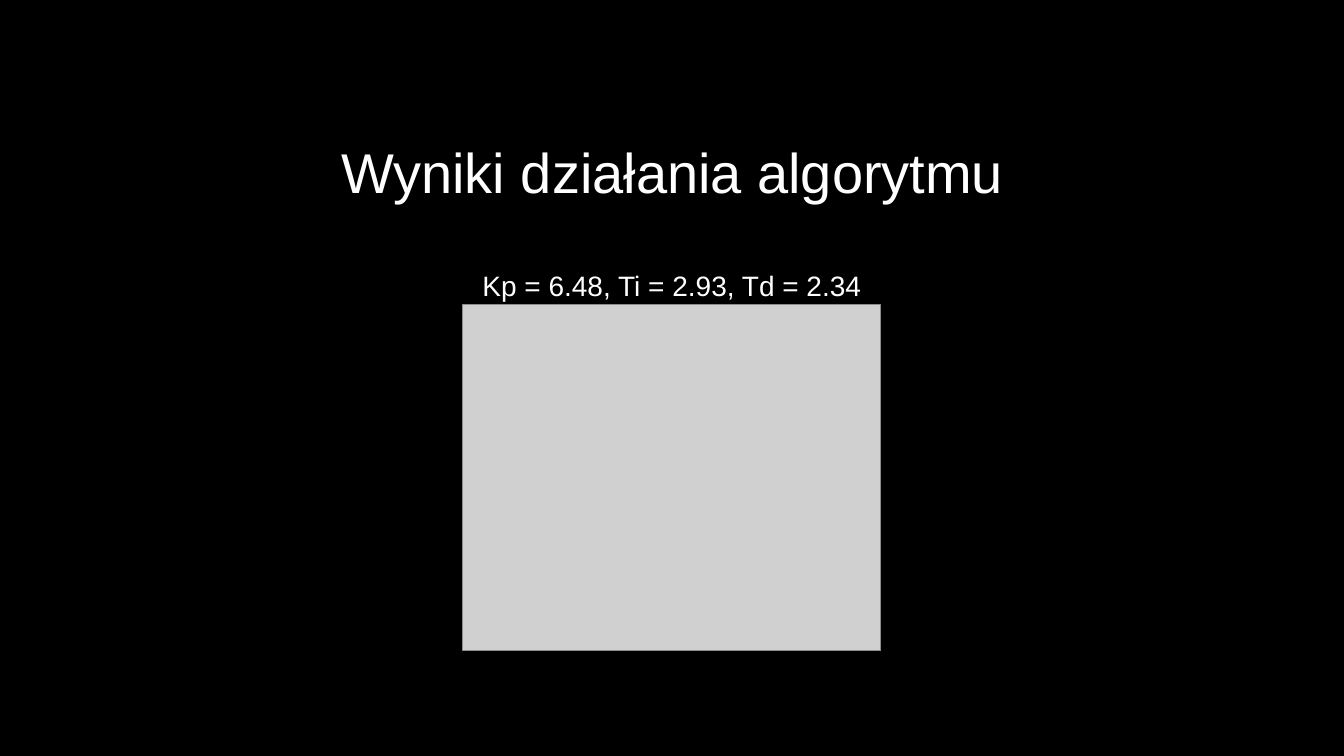
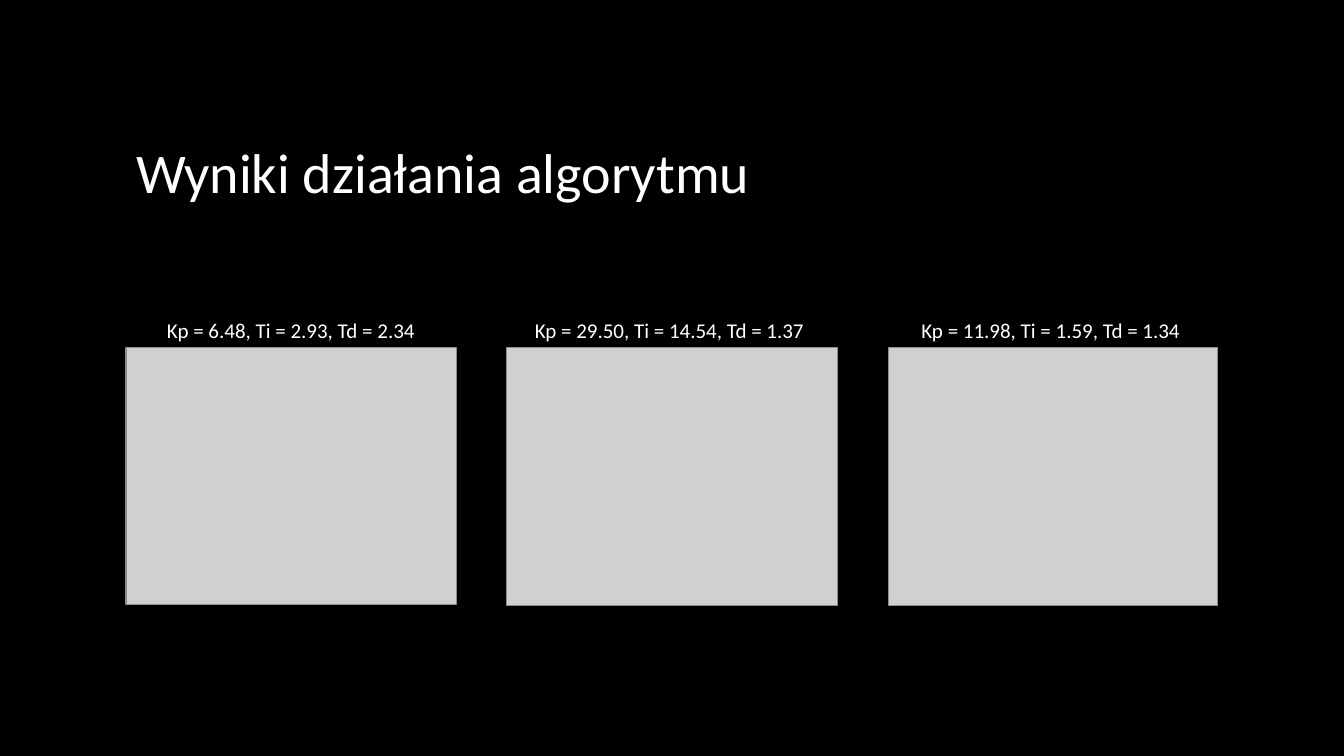
Before and after one commit to DevxMike/master_degree, a slide deck: slide 12 of ppt/Magisterka.odp (slide 14 before the commit). Drawn at 1344x756 pixels with LibreOffice and Linux fonts; fonts in the diff are those of the drawing; grey boxes stand for pictures. Boxes give left, top, right and bottom in pixels: in the first picture for what was removed or moved away, otherwise in the second. Text is boxed around its words. In the diff, an @@ line names an element or a change of style, - is before the commit and + after.

```diff
--- a/ppt/Magisterka.odp
+++ b/ppt/Magisterka.odp
@@ title "Wyniki działania algorytmu" at (136, 154, 749, 203): font Arial to Calibri; alignment centre to left @@
@@ text "Kp = 6.48, Ti = ...": place and size @@
-text "Kp = 6.48, Ti = ..." at (482, 275, 861, 301)
+text "Kp = 6.48, Ti = ..." at (167, 323, 414, 342)
@@ text "Kp = 6.48, Ti = ..." at (167, 323, 414, 342): size 20 to 15 pt, font Arial to Calibri; line spacing 1.2 to 1; less space between paragraphs @@
@@ text added at (535, 323, 803, 342), 15 pt, text #FFFFFF @@
+Kp = 29.50, Ti = 14.54, Td = 1.37
@@ text added at (921, 323, 1179, 342), 15 pt, text #FFFFFF @@
+Kp = 11.98, Ti = 1.59, Td = 1.34
@@ picture added at (126, 348, 456, 605) @@
@@ picture: place and size @@
-picture at (463, 306, 881, 651)
+picture at (506, 348, 838, 606)
@@ picture added at (889, 348, 1218, 606) @@
```
Also in this commit, not shown: 20 other slides changed, 2 slides added, 8 slides removed, 2 other files.
